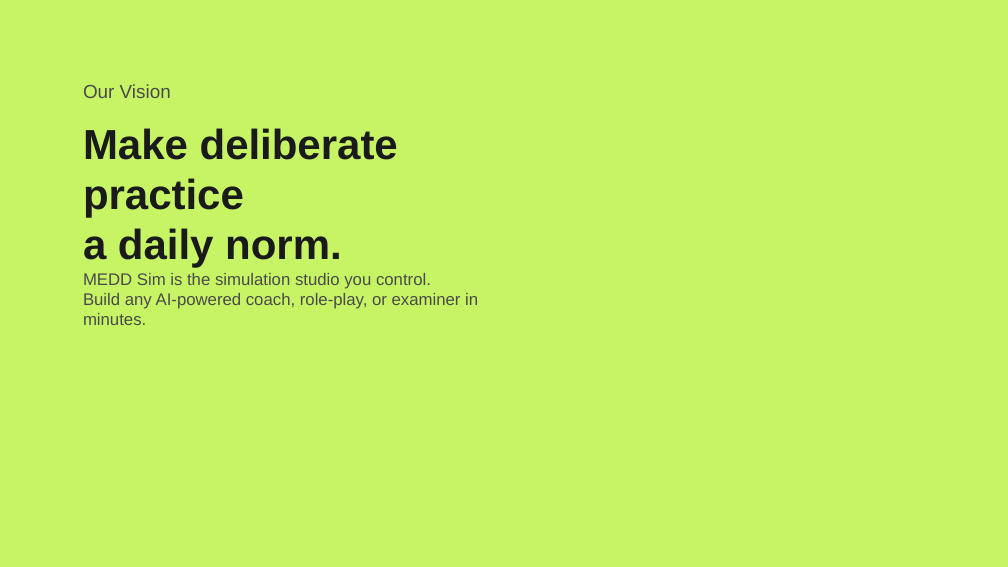
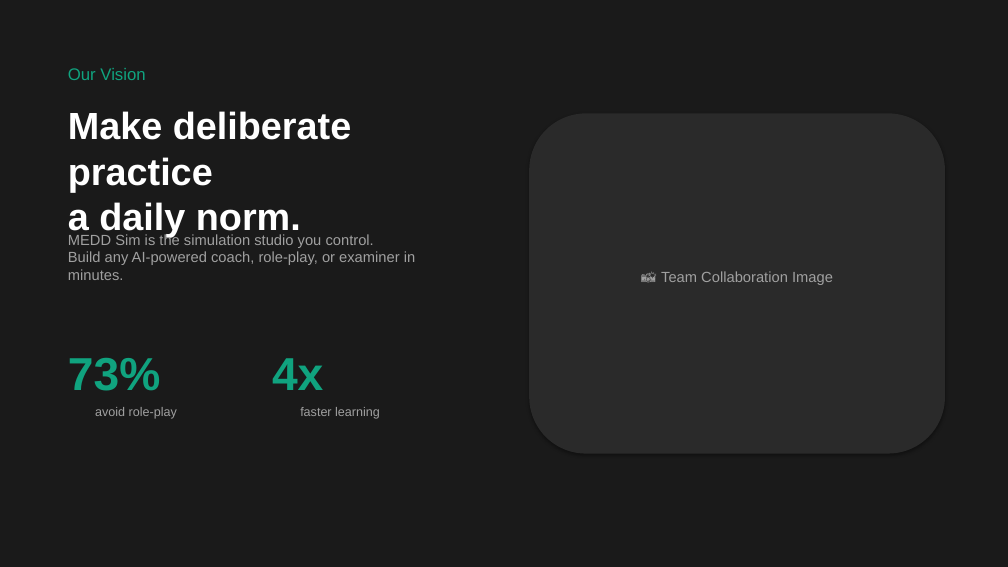
Before and after one commit to stevetoti/medd-sim-pitch, a slide deck: slide 2 of MEDD-SIM-Pitch-Deck.pptx. Drawn at 1008x567 pixels with LibreOffice and Linux fonts; fonts in the diff are those of the drawing. Boxes give left, top, right and bottom in pixels: in the first picture for what was removed or moved away, otherwise in the second. Text is boxed around its words. In the diff, an @@ line names an element or a change of style, - is before the commit and + after.

```diff
--- a/MEDD-SIM-Pitch-Deck.pptx
+++ b/MEDD-SIM-Pitch-Deck.pptx
@@ background #C7F464 to #1A1A1A @@
@@ text "Our Vision": place and size @@
-text "Our Vision" at [83,84,171,98]
+text "Our Vision" at [68,68,145,80]
@@ text "Our Vision" at [68,68,145,80]: size 18 to 16 pt, text colour #4A4A4A to #10A37F @@
@@ text "Make deliberate practice a daily ...": place and size @@
-text "Make deliberate practice a daily ..." at [83,128,398,268]
+text "Make deliberate practice a daily ..." at [68,111,351,237]
@@ text "Make deliberate practice a daily ..." at [68,111,351,237]: size 40 to 36 pt, text colour #1A1A1A to #FFFFFF @@
@@ rounded rectangle added at [529,113,945,454], fill #2A2A2A @@
@@ text "MEDD Sim is the simulation ...": place and size @@
-text "MEDD Sim is the simulation ..." at [83,273,478,325]
+text "MEDD Sim is the simulation ..." at [68,233,415,280]
@@ text "MEDD Sim is the simulation ..." at [68,233,415,280]: size 16 to 14 pt, text colour #4A4A4A to #A0A0A0 @@
@@ text added at [661,271,833,285], 14 pt, text #A0A0A0 @@
+📸 Team Collaboration Image
@@ text added at [68,358,160,391], 44 pt, text #10A37F, bold @@
+73%
@@ text added at [272,358,323,390], 44 pt, text #10A37F, bold @@
+4x
@@ text added at [95,407,177,419], 12 pt, text #A0A0A0 @@
+avoid role-play
@@ text added at [300,407,380,419], 12 pt, text #A0A0A0 @@
+faster learning
```
Also in this commit, not shown: 8 other slides changed, 2 other files.
